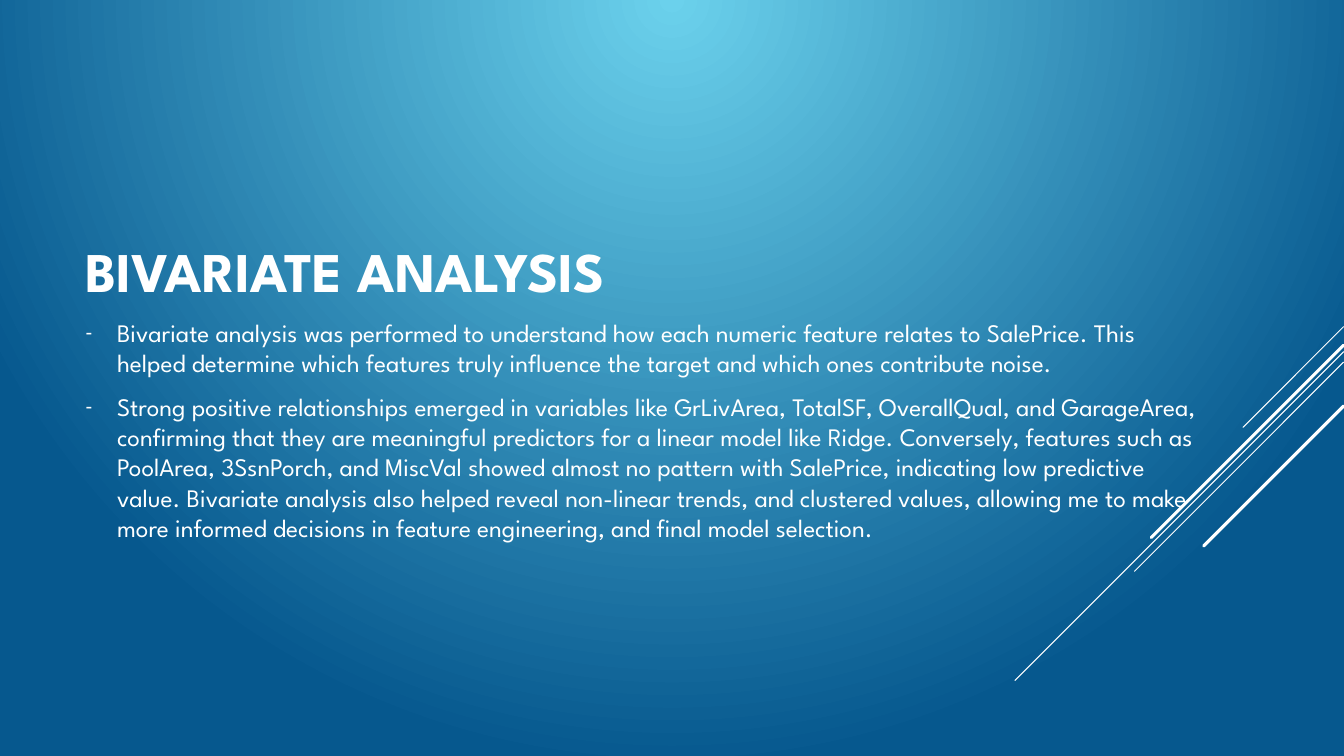
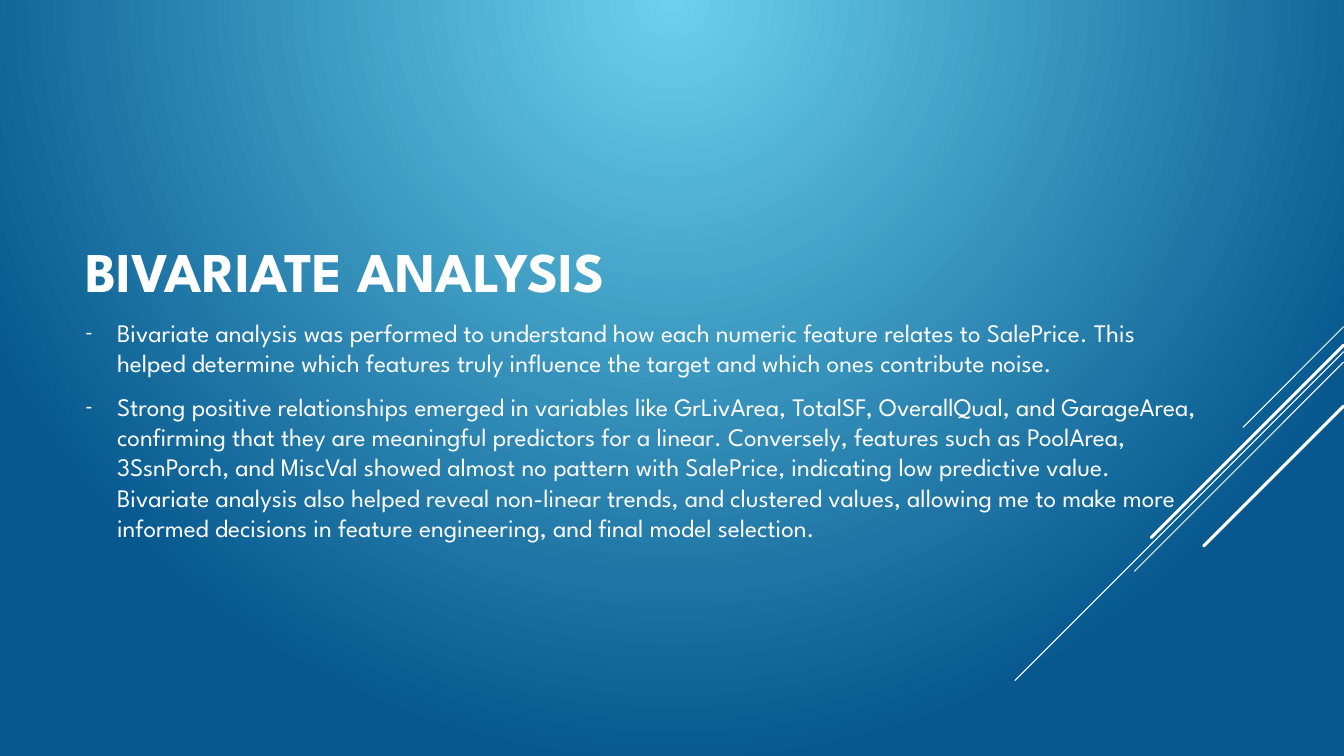
Before and after one commit to kibosivy/Property-Prices-Predictions, a slide deck: slide 8 of House price prediction presentation.pptx. Drawn at 1344x756 pixels with LibreOffice and Linux fonts; fonts in the diff are those of the drawing; background and template pictures are left out. Boxes give left, top, right and bottom in pixels: in the first picture for what was removed or moved away, otherwise in the second. Text is boxed around its words. In the diff, an @@ line names an element or a change of style, - is before the commit and + after.

```diff
--- a/House price prediction presentation.pptx
+++ b/House price prediction presentation.pptx
@@ text at box(117, 398, 1195, 543): text changed @@
-– Strong positive relationships emerged in variables like GrLivArea, TotalSF, OverallQual, and GarageArea, confirming that they are meaningful predictors for a linear model like Ridge. Conversely, features such as PoolArea, 3SsnPorch, and MiscVal showed almost no pattern with SalePrice, indicating low predictive value. Bivariate analysis also helped reveal non-linear trends, and clustered values, allowing me to make more informed decisions in feature engineering, and final model selection.
+– Strong positive relationships emerged in variables like GrLivArea, TotalSF, OverallQual, and GarageArea, confirming that they are meaningful predictors for a linear. Conversely, features such as PoolArea, 3SsnPorch, and MiscVal showed almost no pattern with SalePrice, indicating low predictive value. Bivariate analysis also helped reveal non-linear trends, and clustered values, allowing me to make more informed decisions in feature engineering, and final model selection.
```
Also in this commit, not shown: 2 other slides changed, 6 other files.
